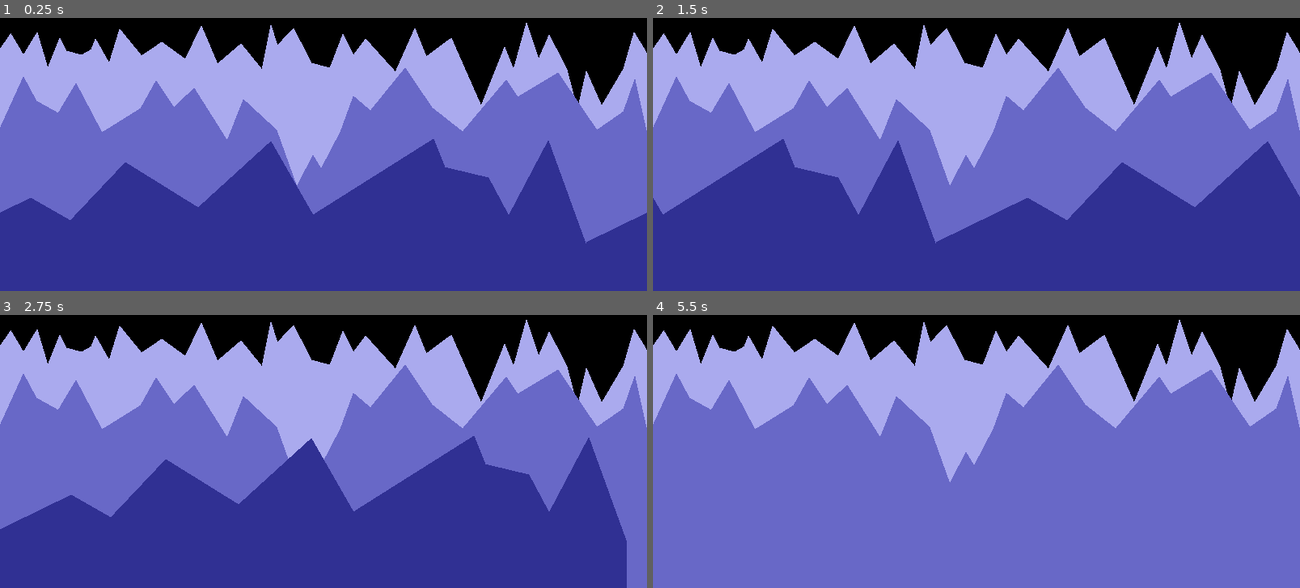
Above: before the commit, frames 1-4 (two rows, left to right).
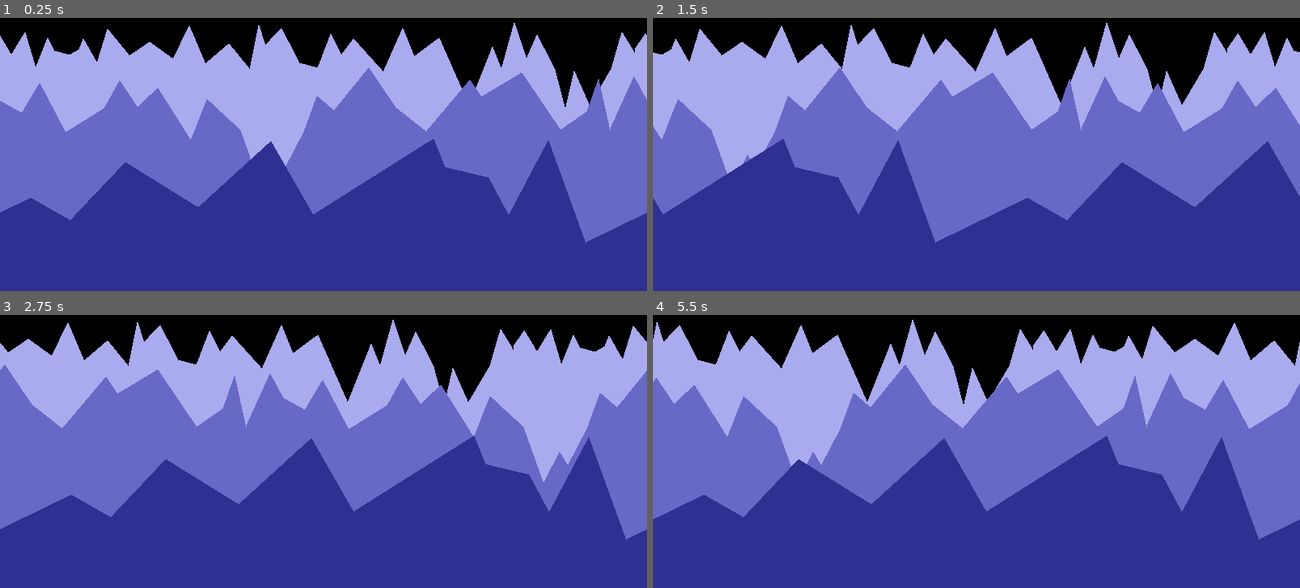
Above: after the commit, the same moments.

Repository: neilsheppard/Wireframe
Game: Godot game, scene res://Main.tscn
Same seed, same stepped clock (60 frames per second), same inputs: the game is played once before the commit and once after it.
Inputs:
- Up to frame 1 (0.25 s): no input
- Up to frame 2 (1.5 s): no input
- Up to frame 3 (2.75 s): no input
- Up to frame 4 (5.5 s): no input

The runs differ from the first frame. In frame 1, 13% of the frame differs, in the area x 0-100%, y 1-62%; in frame 2, 16%; in frame 3, 17%; in frame 4, 53%, in the area x 0-100%, y 1-100%.

Commit message:
Complete issue3

Diff:
--- a/Issue3/Parallax.gd
+++ b/Issue3/Parallax.gd
@@ -4,13 +4,32 @@
 onready var middle_layer = $Middle
 onready var back_layer = $Back
 
+var front_speed = 5
+var middle_speed = 3
 var back_speed = 1
-var middle_speed = 3
-var front_speed = 5
+
+var front_layer_size: float
+var middle_layer_size: float
+var back_layer_size: float
 
 # Called when the node enters the scene tree for the first time.
 func _ready():
-	pass # Replace with function body.
+	front_layer_size = (front_layer.texture.get_size().x / 2)
+	middle_layer_size = (middle_layer.texture.get_size().x / 2)
+	back_layer_size = (back_layer.texture.get_size().x / 2)
 
-func _process(delta):
+func _physics_process(delta):
 	front_layer.position.x -= front_speed
+	middle_layer.position.x -= middle_speed
+	back_layer.position.x -= back_speed
+	check_positions()
+
+func check_positions():
+	if front_layer.position.x <= -front_layer_size:
+		front_layer.position.x = 0
+
+	if back_layer.position.x <= -back_layer_size:
+		back_layer.position.x = 0
+
+	if middle_layer.position.x <= -middle_layer_size:
+		middle_layer.position.x = 0
--- a/Issue3/Parallax.tscn
+++ b/Issue3/Parallax.tscn
@@ -9,13 +9,13 @@
 script = ExtResource( 4 )
 
 [node name="Back" type="Sprite" parent="."]
-position = Vector2( 800, 200 )
 texture = ExtResource( 1 )
+centered = false
 
 [node name="Middle" type="Sprite" parent="."]
-position = Vector2( 800, 200 )
 texture = ExtResource( 2 )
+centered = false
 
 [node name="Front" type="Sprite" parent="."]
-position = Vector2( 800, 200 )
 texture = ExtResource( 3 )
+centered = false
